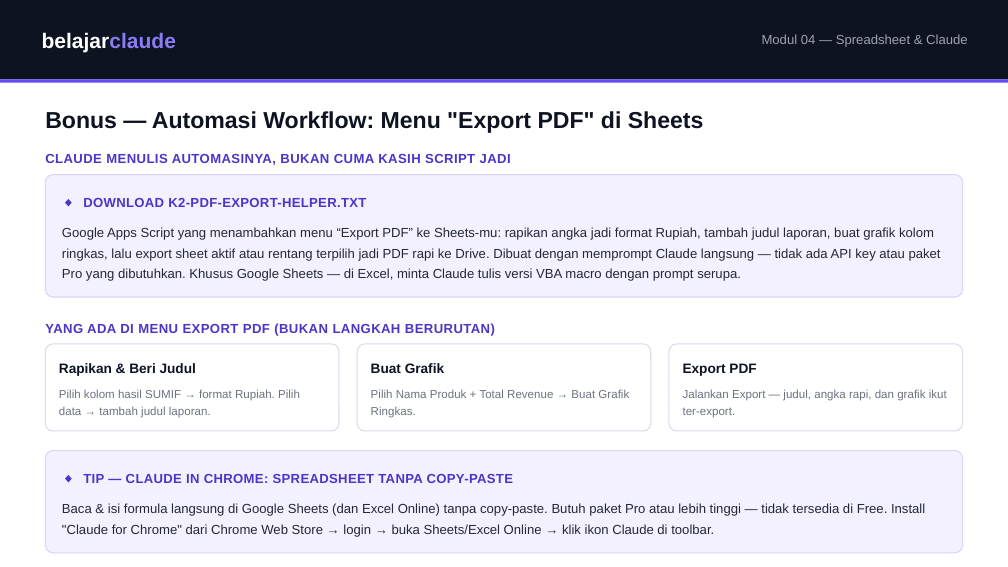
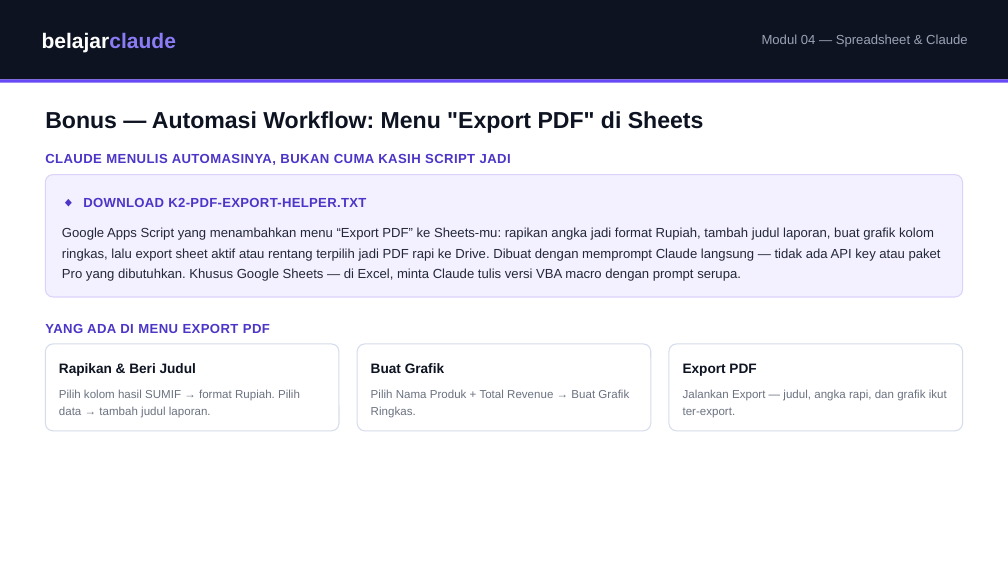
Before and after one commit to juliautomo/belajar-claude, a slide deck: slide 6 of K2-Produktivitas/M04-Google-Sheets/K2-M04-Google-Sheets.pptx. Drawn at 1008x567 pixels with LibreOffice and Linux fonts; fonts in the diff are those of the drawing. Boxes give left, top, right and bottom in pixels: in the first picture for what was removed or moved away, otherwise in the second. Text is boxed around its words. In the diff, an @@ line names an element or a change of style, - is before the commit and + after.

Commit message:
K2 M4: remove '(bukan langkah berurutan)' from Apps Script menu label, add Claude for Excel (Excel Desktop add-in) info alongside Claude in Chrome tip, fix stray backslash typo in HTML tip text

```diff
--- a/K2-Produktivitas/M04-Google-Sheets/K2-M04-Google-Sheets.pptx
+++ b/K2-Produktivitas/M04-Google-Sheets/K2-M04-Google-Sheets.pptx
@@ text at box(45, 324, 270, 333): text changed @@
-YANG ADA DI MENU EXPORT PDF (BUKAN LANGKAH BERURUTAN)
+YANG ADA DI MENU EXPORT PDF
@@ rounded rectangle removed at box(45, 451, 963, 553) @@
@@ text removed at box(83, 474, 513, 483) @@
-◆ TIP — CLAUDE IN CHROME: SPREADSHEET TANPA COPY-PASTE
@@ text removed at box(62, 503, 925, 537) @@
-Baca & isi formula langsung di Google Sheets (dan Excel Online) tanpa copy-paste. Butuh paket Pro atau lebih tinggi — tidak tersedia di Free. Install "Claude for Chrome" dari Chrome Web Store → login → buka Sheets/Excel Online → klik ikon Claude di toolbar.
```
Also in this commit, not shown: 1 slide added, 1 other file.
